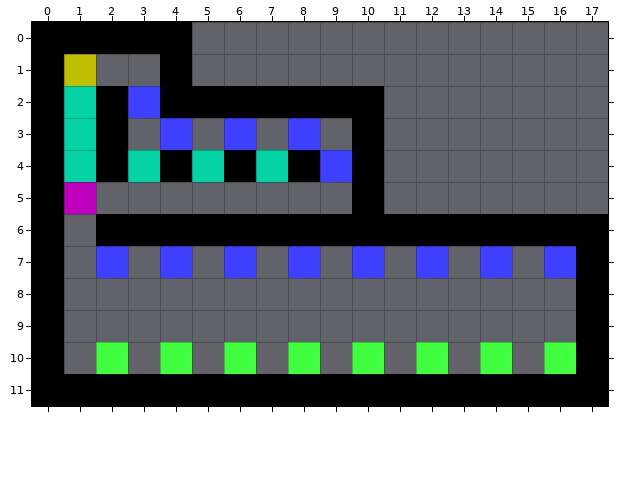
Tiled map -- maps/World1/map8.tmx. The picture above was drawn from the file before the commit.
Cells are 32x32 px. Shown: x 0..17, y 0..11.
Once edited:
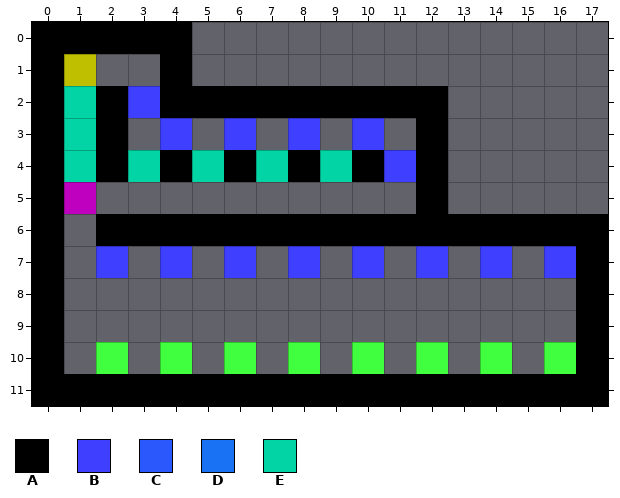
Key: from "basic": A 10 "Wall", B 21 "011", C 22 "012", D 23 "013", E 27 "017".
_ is an empty cell.
Objects are placed by their top-left corner, in cells (3,4 is the top-left corner of cell 3,4); size is 1x1 cell unless given.
Diff:
Layer "tiles":
y 2: x 11..12 __ -> AA
y 3: x 10 A -> C; x 12 _ -> A
y 4: x 9 D -> E; x 11..12 __ -> CA
y 5: x 10 A -> _; x 12 _ -> A
Layer "objects":
changed: B "5" at 9,4 -> B "5" at 11,4
added: B "9" at 10,3
added: E "glass" at 9,4
Pixel boxes of the changes (left, top, right, bottom) in both pictures:
changed: (320, 86, 448, 214)
